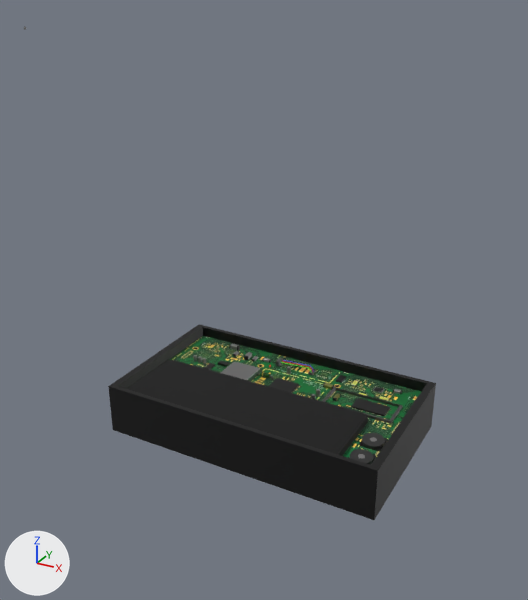
One commit to the FBX model Assets/本番ステージ.fbx: the scene before it, then after it.
Rendered twice from a 50 mm lens placed at (14.9, -24.3, 15.1), pointed at (3.5, -3.5, 4.7). Every picture has the same lights, and +X, +Y and +Z are marked at lower left. The first picture is the older version. Objects named as collision shapes, trigger or cutter boxes, shadow casters or lower levels of detail are left out. Where no turn or scale is listed for an object, it has been applied to the vertices.

The scene before the commit, as lines of its bpy script (objects in view):
```python
ob_cpu = bpy.data.objects.new('CPU', me_立方体_018)
ob_cpu.location = (1.39, -1.74, 0.4)
ob_カメラ = bpy.data.objects.new('カメラ', me_立方体_022)
ob_カメラ.location = (7.93, -4.77, 0.19)
ob_カメラ_001 = bpy.data.objects.new('カメラ.001', me_立方体_028)
ob_カメラ_001.location = (7.93, -3.65, 0.19)
ob_立方体_001 = bpy.data.objects.new('立方体.001', me_立方体_003)
ob_立方体_001.location = (3.02, -2.46, -0.68)
ob_立方体_028 = bpy.data.objects.new('立方体.028', me_立方体_007)
ob_立方体_028.location = (3.41, -2.51, 0.05)
ob_立方体_029 = bpy.data.objects.new('立方体.029', me_立方体_002)
ob_立方体_029.location = (2.84, -3.93, 0.31)
```
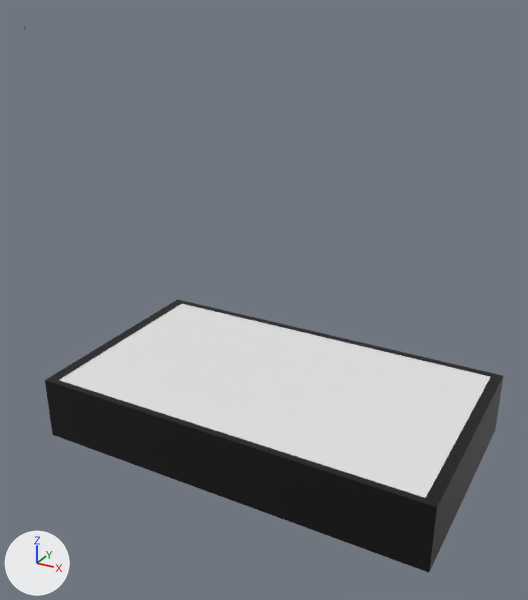
Where the newer file only moved an object's origin or applied its transform, the numbers keep the older frame.

Diff of the bpy script that builds the scene:
```diff
--- a/Assets/本番ステージ.fbx.py
+++ b/Assets/本番ステージ.fbx.py
@@ me_立方体_002 @@
-me_立方体_002.from_pydata(...)  # 24 vertices, 26 faces; spans x -4.44..4.44, y -1.46..1.46, z -0.26..0.26
+me_立方体_002.from_pydata(...)  # 24 vertices, 26 faces; spans x -6.57..3.66, y -2.55..0.37, z -0.26..0.26
+# me_立方体_002 part 5: all 4 vertices in x -4.44, y -1.35..1.35, z -0.24..0.24 are moved by (-2.13, -1.09, 0.0)
+# me_立方体_002 part 6: all 8 vertices in x 4.12, y -1.46..1.46, z -0.26..0.26 are moved by (-0.83, -1.09, 0.0)
+# me_立方体_002 part 7: all 4 vertices in x 4.44, y -1.35..1.35, z -0.24..0.24 are moved by (-0.78, -1.09, 0.0)
+# other edits to the shape of me_立方体_002 do not show in these pictures
 me_立方体_002.materials.append(mat_マテリアル_011)
@@ me_立方体_003 @@
-me_立方体_003.from_pydata(...)  # 20 vertices, 18 faces; spans x -5.22..5.79, y -3.16..3.16, z -0.64..1.35
+me_立方体_003.from_pydata(...)  # 20 vertices, 18 faces; spans x -7.26..8.05, y -4.4..4.4, z -0.8..1.68
+# me_立方体_003 part 4: the whole mesh is scaled about the mesh origin by (1.39, 1.39, 1.24)
 me_立方体_003.materials.append(mat_マテリアル_003)
@@ me_立方体_018 @@
-me_立方体_018.from_pydata(...)  # 344 vertices, 178 faces; spans x -0.69..0.682, y -0.711..0.661, z -0.208..0.029
+me_立方体_018.from_pydata(...)  # 344 vertices, 178 faces; spans x 0.877..3.714, y -1.85..0.987, z -0.378..0.052
+# me_立方体_018 part 1: the whole mesh is multiplied about its middle by the matrix ((2.068, 0.0, 0.0), (0.0, 2.068, 0.0), (0.0, 0.0, 1.818)), then moved by (2.299, -0.406, -0.073)
 me_立方体_018.materials.append(mat_マテリアル_019)
@@ me_立方体_028 @@
-me_立方体_028.from_pydata(...)  # 360 vertices, 248 faces; spans x -0.401..0.396, y -0.407..0.404, z -0.294..0.221
+me_立方体_028.from_pydata(...)  # 360 vertices, 248 faces; spans x 1.134..2.662, y -2.818..-1.265, z -0.27..0.718
+# me_立方体_028 part 3: the whole mesh is multiplied about its middle by the matrix ((1.916, 0.0, 0.0), (0.0, -1.916, 0.0), (0.0, 0.0, -1.916)), then moved by (1.9, -2.04, 0.26)
 me_立方体_028.materials.append(mat_マテリアル_020)
@@ me_立方体_022 @@
-me_立方体_022.from_pydata(...)  # 360 vertices, 248 faces; spans x -0.401..0.396, y -0.407..0.404, z -0.294..0.221
+me_立方体_022.from_pydata(...)  # 360 vertices, 248 faces; spans x 1.173..2.701, y -0.147..1.407, z -0.27..0.718
+# me_立方体_022 part 2: the whole mesh is multiplied about its middle by the matrix ((1.916, 0.0, 0.0), (0.0, -1.916, 0.0), (0.0, 0.0, -1.916)), then moved by (1.94, 0.632, 0.26)
 me_立方体_022.materials.append(mat_マテリアル_020)
@@ ob_立方体_057 @@
+ob_立方体_057 = bpy.data.objects.new('立方体.057', me_立方体_064)  # a box spanning x -7.32..7.32, y -4.14..4.14, z -0.08..0.08; in mat_マテリアル_033 (white #e7e7e7)
+ob_立方体_057.location = (3.37, -2.44, 0.89)
```

What differs and where, as boxes (x1, y1, x2, y2) in the pictures (528 x 600 px; the box of a moved part takes in the faces that stretch with it):
'立方体.057', added
    after: (59, 304, 490, 498)
'立方体.001', rescaled (40% wider, 39% taller)
    before: (108, 324, 436, 520)
    after: (45, 299, 503, 572)
part 1 of me_立方体_018, moved or reshaped (not visible afterwards)
    before: (219, 361, 262, 381)
part 2 of me_立方体_022, moved or reshaped (not visible afterwards)
    before: (349, 449, 376, 465)
part 3 of me_立方体_028, moved or reshaped (not visible afterwards)
    before: (360, 433, 388, 451)
part 5 of me_立方体_002, moved or reshaped (not visible afterwards)
    before: (127, 360, 175, 391)
part 6 of me_立方体_002, moved or reshaped (not visible afterwards)
    before: (133, 360, 360, 452)
part 7 of me_立方体_002, moved or reshaped (not visible afterwards)
    before: (329, 412, 368, 456)
'立方体.028', unchanged, covered by the edit
    before: (170, 336, 421, 458)
